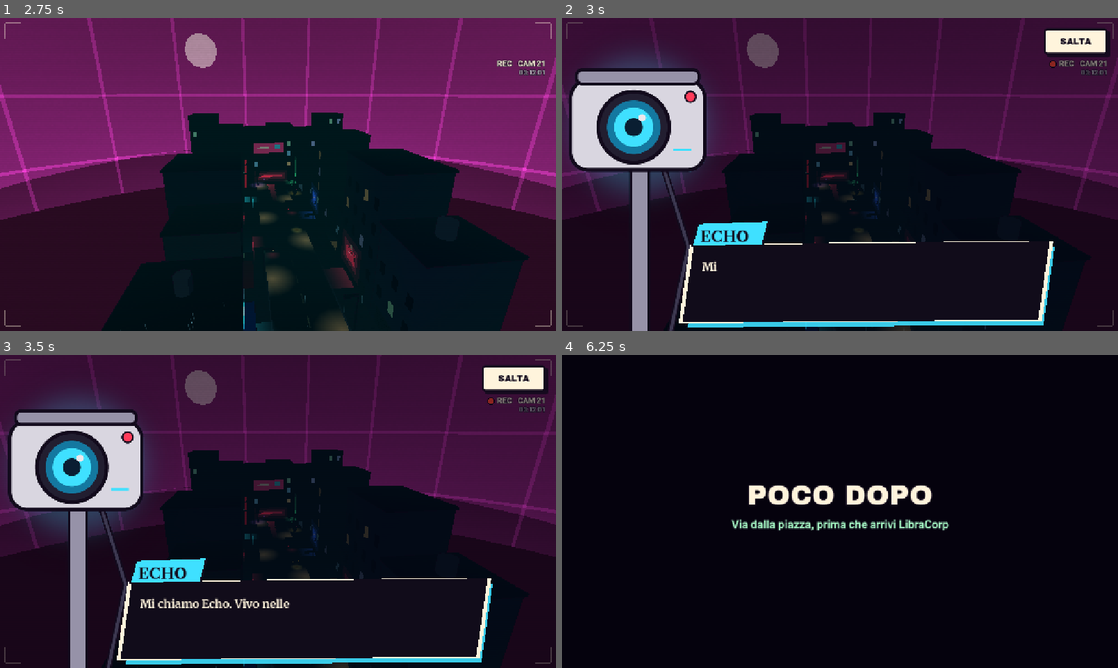
Above: before the commit, frames 1-4 (two rows, left to right).
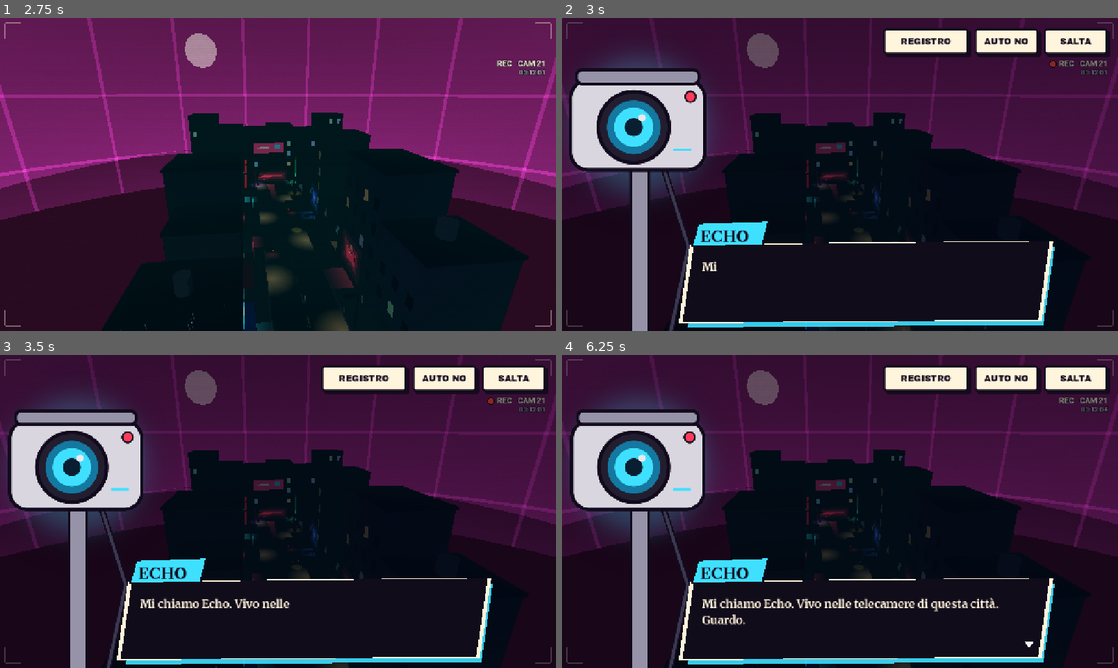
Above: after the commit, the same moments.

Repository: Gialloo/ODISPEL
Game: Godot game, scene res://scenes/main.tscn
Same seed, same stepped clock (60 frames per second), same inputs: the game is played once before the commit and once after it.
Inputs (mouse positions are in pixels of both pictures, inside the frame that each line leads up to):
- Up to frame 1 (2.75 s): tap Enter at 0.5, 0.8 s; move the mouse to (400, 158) at 0.52 s; hold D 0.53-1.25 s; tap E at 0.6 s; click (400, 158) at 0.67 s; tap Space at 0.77, 1.07 s; click "NUOVA PARTITA" at 1.25 s; drag from (166, 190) to (250, 237) at 2.02 s
- Up to frame 2 (3 s): move the mouse to (895, 105) at 2.77 s; hold D from 2.78 s (still down); hold R from 2.78 s (still down); tap Keypad Enter at 2.85 s; click (895, 105) at 2.92 s
- Up to frame 3 (3.5 s): keep holding D; keep holding R
- Up to frame 4 (6.25 s): release D at 3.5 s; release R at 3.5 s; click (1006, 380) at 3.5 s, where only the run after the commit has a clickable "AUTO NO"; click (1006, 380) at 4.25 s, where only the run after the commit has a clickable "AUTO SÌ"; click (923, 380) at 5 s, where only the run after the commit has a clickable "REGISTRO"; click (1067, 380) at 5.75 s, where only the run after the commit has a clickable "CHIUDI"

Frame 1 is identical in both runs. In frame 2, 2.4% of the frame differs, in the area x 57-87%, y 3-13%; in frame 3, 2.4%; in frame 4, 53%, in the area x 0-100%, y 0-100%.

Commit message:
Dialoghi alla Persona: AUTO, velocità del testo e REGISTRO
Accanto a SALTA: AUTO (battute che vanno avanti da sole, pausa in base alla
lunghezza) e REGISTRO (ultime 80 battute rilette, anche delle scene prima).
Nelle impostazioni: velocità del testo (normale, veloce, istantaneo) e
dialoghi automatici. Nessuna battuta cambiata, nessun passo nuovo.
Test nuovo: tests/unit/test_v3_registro.gd.

Co-Authored-By: Claude Opus 5.5 <noreply@anthropic.com>
Claude-Session: https://claude.ai/code/session_01B6YCWPkzHRBUbVaWEAvBAw

Diff:
--- a/scripts/v3/dialog_box.gd
+++ b/scripts/v3/dialog_box.gd
@@ -10,10 +10,18 @@
 #   lato = sx o dx (se manca: il primo che parla a sinistra, il secondo a destra)
 # Ritratti: res://assets/portraits/<chi>_<espr>.png (girati verso destra; a destra si specchiano).
 # SALTA chiude tutto e mostra per qualche secondo il riassunto della scena, cosi' chi salta non si perde.
+# AUTO (come in Persona) manda avanti le battute da sole dopo una pausa che cresce con la lunghezza;
+# REGISTRO riapre le ultime battute lette, per chi ha toccato troppo in fretta. Velocita' del testo nelle impostazioni.
 
 signal finished
 
 const CPS: float = 48.0
+const LOG_MAX: int = 80               # battute tenute nel registro (anche delle scene prima)
+const AUTO_BASE: float = 1.1          # pausa dell'AUTO a battuta scritta: base + lunghezza, con un tetto
+const AUTO_PER_CHAR: float = 0.03
+const AUTO_MAX: float = 4.5
+
+static var history: Array = []        # {nome, col, testo}: il registro vale per tutta la sessione
 const PORTRAIT_DIR: String = "res://assets/portraits/"
 
 var _lines: Array = []
@@ -36,6 +44,10 @@
 var _waiting_choice: bool = false
 var _speaker_col: Color = Ui.YELLOW
 var _speaker_side: String = "sx"
+var _auto: Button
+var _log_btn: Button
+var _log: Control = null
+var _auto_t: float = 0.0
 
 
 func _ready() -> void:
@@ -76,6 +88,15 @@
 	Ui.place(_skip, 1.0, 0, 1.0, 0, -170, 24, -24, 84)
 	_skip.pressed.connect(skip)
 	_stage.add_child(_skip)
+	_auto = Ui.button("AUTO NO", Ui.CREAM, 20)
+	Ui.place(_auto, 1.0, 0, 1.0, 0, -330, 24, -184, 84)
+	_auto.pressed.connect(toggle_auto)
+	_stage.add_child(_auto)
+	_style_auto()
+	_log_btn = Ui.button("REGISTRO", Ui.CREAM, 20)
+	Ui.place(_log_btn, 1.0, 0, 1.0, 0, -540, 24, -344, 84)
+	_log_btn.pressed.connect(open_log)
+	_stage.add_child(_log_btn)
 	_choices = VBoxContainer.new()
 	_choices.add_theme_constant_override("separation", 10)
 	Ui.place(_choices, 0.5, 0.2, 0.5, 0.2, -330, 0, 330, 300)
@@ -218,7 +239,11 @@
 	_name.text = display
 	_text.text = str(ln.get("testo", ""))
 	_shown = 0.0
-	_text.visible_characters = 0
+	_auto_t = 0.0
+	_text.visible_characters = 0 if _cps() > 0.0 else -1
+	history.append({"nome": display, "col": _speaker_col.to_html(false), "testo": _text.text})
+	if history.size() > LOG_MAX:
+		history = history.slice(history.size() - LOG_MAX)
 	if tex != null:
 		var tr: TextureRect = _pt[side]
 		var entering: bool = not tr.visible or _who.get(side, "") != id
@@ -318,6 +343,90 @@
 		j += 1
 
 
+func _cps() -> float:
+	return float(Settings.TEXT_CPS[clampi(Settings.text_speed, 0, Settings.TEXT_CPS.size() - 1)])
+
+
+# AUTO: acceso resta acceso anche nelle scene dopo (e' un'impostazione); a battuta scritta parte la pausa
+func toggle_auto() -> void:
+	Settings.auto_text = not Settings.auto_text
+	Settings.save()
+	_auto_t = 0.0
+	_style_auto()
+	Settings.buzz(10)
+
+
+func _style_auto() -> void:
+	var bg: Color = Ui.YELLOW if Settings.auto_text else Ui.CREAM
+	_auto.text = "AUTO SÌ" if Settings.auto_text else "AUTO NO"
+	_auto.add_theme_stylebox_override("normal", Ui.box(bg))
+	_auto.add_theme_stylebox_override("hover", Ui.box(bg.lightened(0.15)))
+	_auto.add_theme_stylebox_override("pressed", Ui.box(bg.darkened(0.12), Ui.INK, 4, 6, 2))
+
+
+func _auto_wait() -> float:
+	return minf(AUTO_BASE + float(_text.text.length()) * AUTO_PER_CHAR, AUTO_MAX)
+
+
+func is_log_open() -> bool:
+	return _log != null
+
+
+# Registro: le ultime battute lette (anche delle scene prima), dalla piu' vecchia alla piu' nuova, si scorre col dito
+func open_log() -> void:
+	if not _active or _log != null:
+		return
+	_log = Control.new()
+	Ui.place(_log, 0, 0, 1, 1)
+	_log.mouse_filter = Control.MOUSE_FILTER_STOP
+	var bg := ColorRect.new()
+	bg.color = Color(0.02, 0.0, 0.06, 0.92)
+	Ui.place(bg, 0, 0, 1, 1)
+	bg.mouse_filter = Control.MOUSE_FILTER_IGNORE
+	_log.add_child(bg)
+	var title := Ui.plate_label("REGISTRO", 30, Ui.INK, Ui.YELLOW, Ui.INK, Ui.display())
+	Ui.place(title, 0.5, 0, 0.5, 0, -150, 24, 150, 84)
+	_log.add_child(title)
+	var close := Ui.button("CHIUDI", Ui.CREAM, 20)
+	Ui.place(close, 1.0, 0, 1.0, 0, -200, 24, -24, 84)
+	close.pressed.connect(close_log)
+	_log.add_child(close)
+	var sc := ScrollContainer.new()
+	sc.horizontal_scroll_mode = ScrollContainer.SCROLL_MODE_DISABLED
+	Ui.place(sc, 0.12, 0, 0.88, 1, 0, 104, 0, -24)
+	Ui.phone_scroll(sc, Ui.YELLOW)
+	_log.add_child(sc)
+	var vb := VBoxContainer.new()
+	vb.size_flags_horizontal = Control.SIZE_EXPAND_FILL
+	vb.add_theme_constant_override("separation", 14)
+	sc.add_child(vb)
+	for e in history:
+		var who := Ui.label(str(e.get("nome", "")), 24, Color(str(e.get("col", "#ffd23f"))), Ui.names(), 6)
+		who.mouse_filter = Control.MOUSE_FILTER_PASS
+		vb.add_child(who)
+		var txt := Ui.label(str(e.get("testo", "")), 26 if Ui.is_touch() else 23, Ui.CREAM, Ui.story())
+		txt.autowrap_mode = TextServer.AUTOWRAP_WORD_SMART
+		txt.size_flags_horizontal = Control.SIZE_EXPAND_FILL
+		txt.mouse_filter = Control.MOUSE_FILTER_PASS
+		vb.add_child(txt)
+	add_child(_log)
+	_stage.visible = false           # sotto il registro non restano tasti e fumetto in trasparenza
+	# si apre sull'ultima battuta: le vecchie stanno sopra
+	await get_tree().process_frame
+	if is_instance_valid(sc):
+		sc.scroll_vertical = int(sc.get_v_scroll_bar().max_value)
+	Settings.buzz(8)
+
+
+func close_log() -> void:
+	if _log == null:
+		return
+	_log.queue_free()
+	_log = null
+	_stage.visible = _active
+	_auto_t = 0.0
+
+
 func skip() -> void:
 	if not _active:
 		return
@@ -332,6 +441,7 @@
 		return
 	_active = false
 	_stage.visible = false
+	close_log()
 	if skipped and _recap != "":
 		_recap_lbl.text = "RIASSUNTO · " + _recap
 		_recap_lbl.visible = true
@@ -349,11 +459,18 @@
 	_t += delta
 	if not _active:
 		return
-	_shown += delta * CPS
+	if _log != null:
+		return
+	var cps: float = _cps()
+	_shown += delta * (cps if cps > 0.0 else 100000.0)
 	if _text.visible_characters >= 0:
 		_text.visible_characters = int(_shown)
 	if not _waiting_choice and _done():
 		_maybe_choices()
+		if Settings.auto_text and not _waiting_choice:
+			_auto_t += delta
+			if _auto_t >= _auto_wait():
+				advance()
 	_box.queue_redraw()
 
 
@@ -367,9 +484,17 @@
 		return
 	if event is InputEventKey and event.pressed and not event.echo:
 		var k: int = (event as InputEventKey).physical_keycode
-		if k in [KEY_E, KEY_ENTER, KEY_SPACE, KEY_KP_ENTER]:
+		if _log != null:
+			# registro aperto: i tasti lo chiudono e non mandano avanti ne' saltano la scena
+			if k in [KEY_E, KEY_ENTER, KEY_SPACE, KEY_KP_ENTER, KEY_ESCAPE, KEY_R]:
+				close_log()
+				get_viewport().set_input_as_handled()
+		elif k in [KEY_E, KEY_ENTER, KEY_SPACE, KEY_KP_ENTER]:
 			advance()
 			get_viewport().set_input_as_handled()
 		elif k == KEY_ESCAPE:
 			skip()
 			get_viewport().set_input_as_handled()
+		elif k == KEY_R:
+			open_log()
+			get_viewport().set_input_as_handled()
--- a/scripts/v3/settings.gd
+++ b/scripts/v3/settings.gd
@@ -15,10 +15,14 @@
 static var broken_cam: bool = true      # telecamera rotta quando tocca a chi ha pochi PV
 static var parry_wide: bool = false     # finestra di parata ampia (accessibilita'): la guardia normale vale sempre
 static var fps_cap: int = 0             # limite degli fps scelto dal giocatore (0 = predefinito: 60 sul telefono, 120 su PC)
+static var text_speed: int = 0          # velocita' del testo nei dialoghi: 0 NORMALE, 1 VELOCE, 2 ISTANTANEO
+static var auto_text: bool = false      # dialoghi automatici (AUTO alla Persona): la battuta va avanti da sola dopo una pausa
 static var _loaded: bool = false
 
 const LEVELS: Array = [1.0, 0.5, 0.0]
 const FPS_CAPS: Array = [30, 60, 120, 240]
+const TEXT_SPEEDS: Array = ["NORMALE", "VELOCE", "ISTANTANEO"]
+const TEXT_CPS: Array = [48.0, 110.0, 0.0]   # caratteri al secondo; 0 = tutta la battuta subito
 
 
 static func ensure_loaded() -> void:
@@ -42,6 +46,8 @@
 	broken_cam = bool(cfg.get_value("video", "broken_cam", broken_cam))
 	fps_cap = int(cfg.get_value("video", "fps_cap", fps_cap))
 	parry_wide = bool(cfg.get_value("game", "parry_wide", parry_wide))
+	text_speed = clampi(int(cfg.get_value("game", "text_speed", text_speed)), 0, TEXT_SPEEDS.size() - 1)
+	auto_text = bool(cfg.get_value("game", "auto_text", auto_text))
 
 
 static func save() -> void:
@@ -57,6 +63,8 @@
 	cfg.set_value("video", "broken_cam", broken_cam)
 	cfg.set_value("video", "fps_cap", fps_cap)
 	cfg.set_value("game", "parry_wide", parry_wide)
+	cfg.set_value("game", "text_speed", text_speed)
+	cfg.set_value("game", "auto_text", auto_text)
 	cfg.save(path)
 
 
--- a/scripts/v3/settings_panel.gd
+++ b/scripts/v3/settings_panel.gd
@@ -75,6 +75,9 @@
 	_row("Telecamera rotta (PV bassi)", "SÌ" if Settings.broken_cam else "NO", func() -> void: Settings.broken_cam = not Settings.broken_cam)
 	_row("Effetti ridotti", "SÌ" if Settings.light_fx else "NO", func() -> void: Settings.light_fx = not Settings.light_fx)
 	_row("Vibrazione", "SÌ" if Settings.vibration else "NO", func() -> void: Settings.vibration = not Settings.vibration)
+	_row("Velocità del testo", str(Settings.TEXT_SPEEDS[Settings.text_speed]), func() -> void:
+		Settings.text_speed = (Settings.text_speed + 1) % Settings.TEXT_SPEEDS.size())
+	_row("Dialoghi automatici", "SÌ" if Settings.auto_text else "NO", func() -> void: Settings.auto_text = not Settings.auto_text)
 	_row("Finestra di parata", "AMPIA" if Settings.parry_wide else "NORMALE", func() -> void: Settings.parry_wide = not Settings.parry_wide)
 	_row("Attacco a sorpresa (prova A/B)", "SÌ" if Settings.surprise else "NO", func() -> void: Settings.surprise = not Settings.surprise)
 	_row("Limite FPS", "%d" % Settings.fps_value(), func() -> void:
--- /dev/null
+++ b/tests/unit/test_v3_registro.gd
@@ -0,0 +1,81 @@
+extends SceneTree
+
+# Dialoghi alla Persona: velocita' del testo, AUTO e REGISTRO (le battute lette restano rileggibili).
+var fails: int = 0
+
+
+func _chk(ok: bool, what: String) -> void:
+	if not ok:
+		fails += 1
+		print("FAIL: " + what)
+
+
+func _init() -> void:
+	Settings.path = "user://settings_prova_registro.cfg"
+	Settings.ensure_loaded()
+	_run()
+
+
+func _frames(n: int) -> void:
+	for i in n:
+		await process_frame
+
+
+func _run() -> void:
+	var lines: Array = [
+		{"chi": "ferri", "testo": "Prima."},
+		{"chi": "nox", "testo": "Seconda."},
+		{"chi": "saul", "testo": "Terza."},
+	]
+	var dlg := DialogBox.new()
+	root.add_child(dlg)
+	await _frames(2)
+	DialogBox.history.clear()
+
+	# ISTANTANEO: la battuta e' scritta tutta subito
+	Settings.text_speed = 2
+	Settings.auto_text = false
+	dlg.play(lines, "riassunto")
+	await _frames(1)
+	_chk(dlg.call("_done"), "istantaneo: battuta scritta subito")
+	_chk(DialogBox.history.size() == 1, "registro: una battuta dopo l'apertura (%d)" % DialogBox.history.size())
+	_chk(str(DialogBox.history[0]["testo"]) == "Prima.", "registro: testo della prima battuta")
+	_chk(str(DialogBox.history[0]["nome"]) == "LANCE", "registro: nome canonico, non l'id (%s)" % DialogBox.history[0]["nome"])
+
+	# REGISTRO aperto: niente va avanti, i tasti lo chiudono soltanto
+	dlg.open_log()
+	await _frames(2)
+	_chk(dlg.is_log_open(), "registro aperto")
+	dlg.close_log()
+	_chk(not dlg.is_log_open(), "registro chiuso")
+
+	# NORMALE: la battuta si scrive a poco a poco
+	dlg.advance()
+	await _frames(1)
+	Settings.text_speed = 0
+	dlg.advance()
+	await _frames(1)
+	_chk(str(DialogBox.history[-1]["testo"]) == "Terza.", "registro: tre battute in ordine")
+	_chk(dlg.is_open(), "scena ancora aperta")
+
+	# AUTO: senza toccare, la scena finisce da sola
+	Settings.auto_text = true
+	var t0: int = Time.get_ticks_msec()
+	while dlg.is_open() and Time.get_ticks_msec() - t0 < 8000:
+		await process_frame
+	_chk(not dlg.is_open(), "auto: la scena si chiude da sola")
+	_chk(not dlg.is_log_open(), "chiudendo la scena si chiude anche il registro")
+
+	# il registro tiene al massimo LOG_MAX battute
+	for i in DialogBox.LOG_MAX + 10:
+		DialogBox.history.append({"nome": "X", "col": "ffffff", "testo": str(i)})
+	Settings.auto_text = false
+	Settings.text_speed = 2
+	dlg.play([{"chi": "zecca", "testo": "Ultima."}])
+	await _frames(1)
+	_chk(DialogBox.history.size() == DialogBox.LOG_MAX, "registro con tetto (%d)" % DialogBox.history.size())
+	_chk(str(DialogBox.history[-1]["nome"]) == "RIO", "id zecca mostrato come Rio")
+	dlg.skip()
+	DirAccess.remove_absolute(ProjectSettings.globalize_path(Settings.path))
+	print("test_v3_registro: " + ("OK" if fails == 0 else "%d FALLITI" % fails))
+	quit(1 if fails > 0 else 0)
Not shown, added: tests/unit/test_v3_registro.gd.uid
Not shown, changed: docs/CHANGELOG.md
